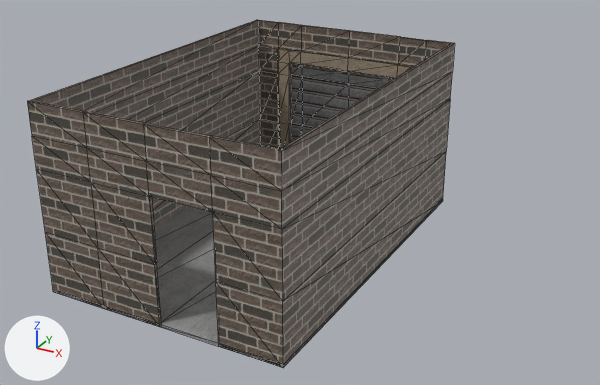
Two versions of the glTF model packages/game-frontend/public/models/rooms/garage.glb, one commit apart.
Camera for both pictures: a 50 mm camera at (8.52, -13.76, 6.42) aimed at (2.76, -3.3, 1.18). The lights are fixed; the arrows at lower left show +X, +Y and +Z. The picture after the commit comes second. Mesh edges are drawn as thin lines. Where no turn or scale is listed for an object, it has been applied to the vertices.
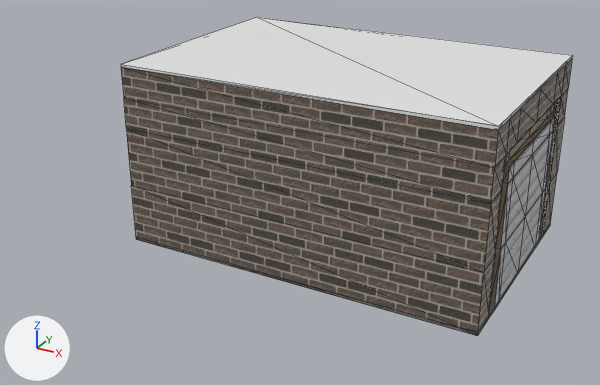
Changed parts and their boxes [x1, y1, x2, y2] in the pictures (600 x 385 px):
'Plane', moved, turned: before [27, 20, 455, 368]; after [121, 59, 572, 336]
'Ceiling', added: after [121, 17, 573, 130]
'Plane.002', moved, turned: before [278, 49, 412, 149]; after [490, 100, 560, 308]
'Plane.001', moved, turned: before [53, 200, 443, 368]; after [136, 224, 550, 336]

Edits to the bpy script that builds the scene:
```text
Add me_plane_004:
    me_plane_004.from_pydata([(-0.97, 3.01, 0.0), (-1.01, -0.99, 0.0), (5.03, 2.96, 0.0), (4.99, -1.04, 0.0), (-0.97, 3.01, -0.05), (-1.01, -0.99, -0.05), (5.03, 2.96, -0.05), (4.99, -1.04, -0.05)], [], [(0, 1, 3), (0, 3, 2), (4, 6, 7), (4, 7, 5), (0, 2, 6), (0, 6, 4), (1, 0, 4), (1, 4, 5), (3, 1, 5), (3, 5, 7), (2, 3, 7), (2, 7, 6)])
Change ob_plane:
    ob_plane.location: (4.0, -6.0, 0.0) -> (-0.02, -4.02, 0.0)
    ob_plane.rotation_euler: (0.0, 0.0, 0.0) -> (0.0, 0.0, -1.58)  # degrees (0, 0, 0) -> degrees (0, 0, -91)
Change ob_plane_001:
    ob_plane_001.location: (4.0, -6.0, 0.0) -> (-0.02, -4.02, 0.0)
    ob_plane_001.rotation_euler: (0.0, 0.0, 0.0) -> (0.0, 0.0, -1.58)  # degrees (0, 0, 0) -> degrees (0, 0, -91)
Change ob_plane_002:
    ob_plane_002.location: (4.0, -6.0, 0.0) -> (-0.02, -4.02, 0.0)
    ob_plane_002.rotation_euler: (0.0, 0.0, 0.0) -> (0.0, 0.0, -1.58)  # degrees (0, 0, 0) -> degrees (0, 0, -91)
Add ob_ceiling:
    ob_ceiling = bpy.data.objects.new('Ceiling', me_plane_004)
    ob_ceiling.location = (0.98, -3.02, 3.05)
```
